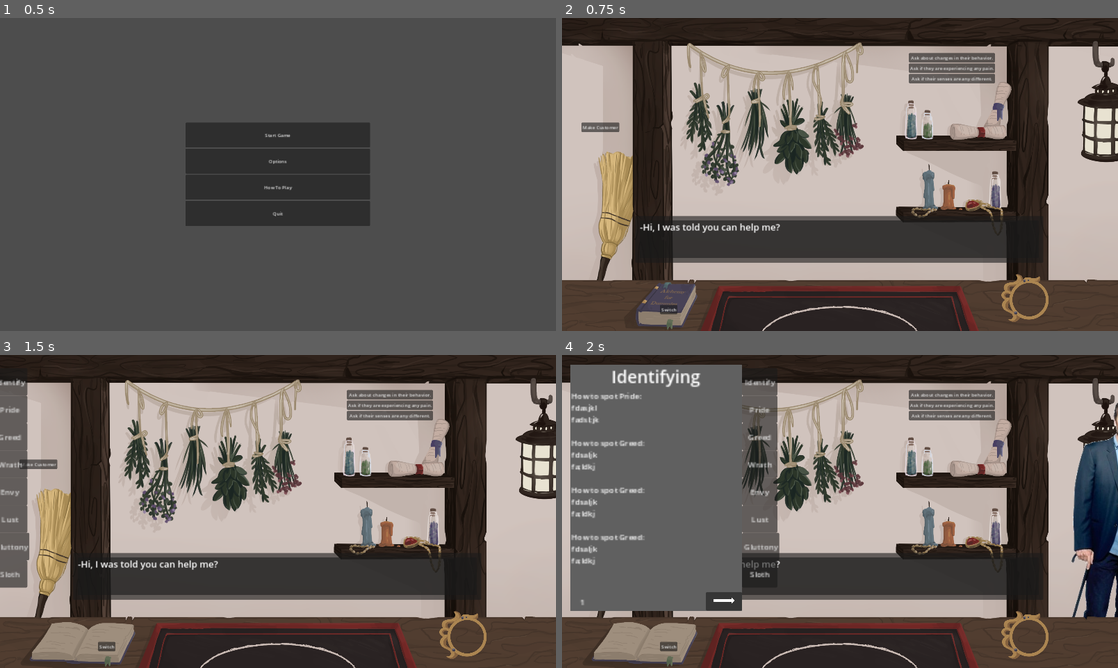
Above: before the commit, frames 1-4 (two rows, left to right).
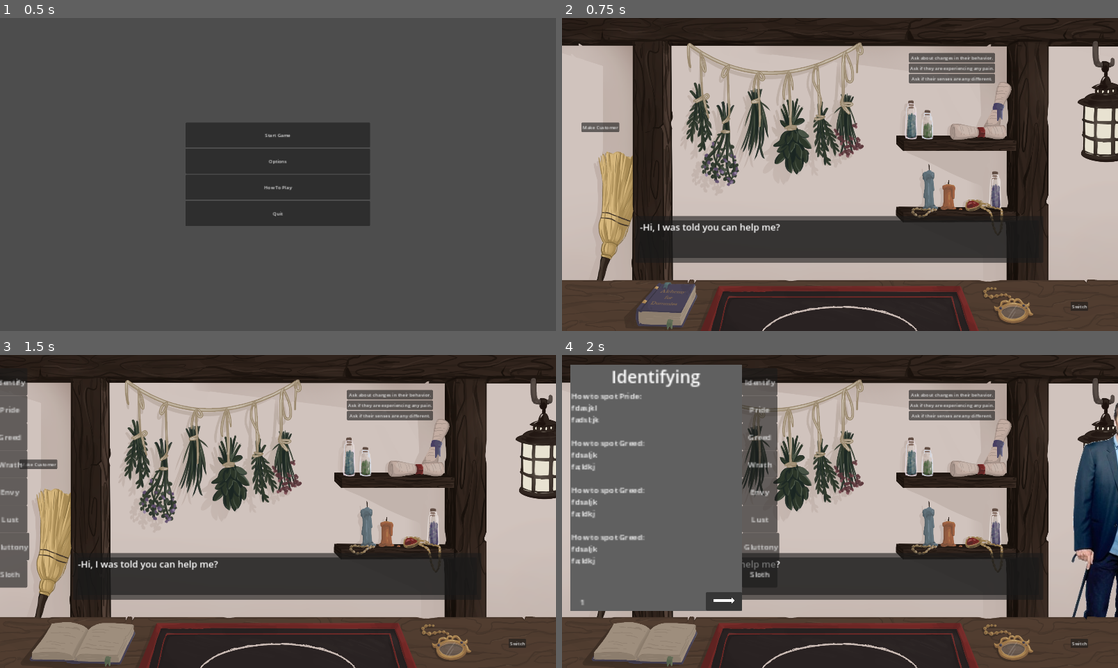
Above: after the commit, the same moments.

Repository: jkostello/Pirate-Software-Jam-15
Game: Godot game, scene res://UI/title_screen.tscn
Same seed, same stepped clock (60 frames per second), same inputs: the game is played once before the commit and once after it. The engine's default icon, where the game draws it, is replaced by a stand-in: a white triangle on a blue panel in a dark square.
Inputs:
- Up to frame 1 (0.5 s): no input
- Up to frame 2 (0.75 s): click "Start Game" at 0.5 s
- Up to frame 3 (1.5 s): click "book" at 1.25 s
- Up to frame 4 (2 s): no input

Frame 1 is identical in both runs. In frame 2, 0.8% of the frame differs, in the area x 17-95%, y 81-98%; in frame 3, 0.8%; in frame 4, 0.8%.

Commit message:
magnifying glass fixes and sprite

Diff:
--- a/Book/book.tscn
+++ b/Book/book.tscn
@@ -73,12 +73,10 @@
 }
 
 [node name="MarginContainer" type="MarginContainer" parent="."]
-
 layout_mode = 0
 offset_left = -452.0
 offset_right = -61.0
 offset_bottom = 542.0
-
 theme_override_constants/margin_left = 20
 theme_override_constants/margin_top = 20
 theme_override_constants/margin_right = 20
--- a/Customers/customer.tscn
+++ b/Customers/customer.tscn
@@ -130,6 +130,7 @@
 offset_bottom = 844.0
 grow_horizontal = 1
 grow_vertical = 1
+mouse_filter = 2
 
 [node name="Customer" type="Sprite2D" parent="."]
 clip_children = 2
@@ -154,7 +155,7 @@
 
 [node name="MagnifyingGlass" type="Sprite2D" parent="."]
 z_index = 3
-position = Vector2(1581, 930)
+position = Vector2(1518, 949)
 scale = Vector2(0.367891, 0.367891)
 texture = ExtResource("3_0ioue")
 region_rect = Rect2(200, 121.4, 100, 200)
@@ -175,14 +176,19 @@
 
 [node name="Symbol" type="Sprite2D" parent="MagnifyingGlass/Mask"]
 unique_name_in_owner = true
-position = Vector2(-2577.87, -2745.9)
+position = Vector2(-2307.38, -2770.49)
 scale = Vector2(0.322339, 0.42482)
 texture = ExtResource("5_sufu3")
 
 [node name="Particle" type="Sprite2D" parent="MagnifyingGlass/Mask"]
 unique_name_in_owner = true
-position = Vector2(-2598.36, -1709.02)
+position = Vector2(-2315.57, -1676.23)
 texture = ExtResource("7_pw0q1")
+
+[node name="ClickTimer" type="Timer" parent="MagnifyingGlass"]
+unique_name_in_owner = true
+wait_time = 0.25
+one_shot = true
 
 [node name="AnimationPlayer" type="AnimationPlayer" parent="."]
 libraries = {
--- a/Customers/magnifying_glass.gd
+++ b/Customers/magnifying_glass.gd
@@ -11,20 +11,33 @@
 		if v:
 			move()
 		following_mouse = v
+var click_pos := Vector2.ZERO
+
+
+func _ready():
+	modulate = Color(0,0,0,0)
 
 func _process(delta):
 	if following_mouse:
 		move()
 	else:
 		global_position = magnifying_position
+	if click_pos:
+		if click_pos.distance_to(get_global_mouse_position()) > 5:
+			pick_up()
 
 func _input(event):
-	if event is InputEventMouseButton and hovered:
-		if event.button_index == MOUSE_BUTTON_LEFT and event.is_pressed():
+	if event is InputEventMouseButton:
+		if event.button_index == MOUSE_BUTTON_LEFT:
 			if following_mouse:
 				drop()
-			else:
-				pick_up()
+			elif hovered:
+				if event.pressed:
+					%ClickTimer.start() # ClickTimer allows for clicking instead of dragging
+					click_pos = get_global_mouse_position()
+				else:
+					if not %ClickTimer.is_stopped():
+						pick_up()
 
 func move():
 	global_position = get_global_mouse_position()
@@ -33,12 +46,18 @@
 
 func pick_up():
 	following_mouse = true
+	%ClickTimer.stop()
+	click_pos = Vector2.ZERO
+	Autoload.glass_visible.emit(false)
+	modulate = Color(1,1,1,1)
 
 func drop():
 	following_mouse = false
 	global_position = magnifying_position
 	%Symbol.global_position = symbol_position
 	%Particle.global_position = particle_position
+	Autoload.glass_visible.emit(true)
+	modulate = Color(0,0,0,0)
 
 func _on_mouse_entered():
 	print('hovered')
--- a/UI/main_screen.gd
+++ b/UI/main_screen.gd
@@ -6,6 +6,10 @@
 
 func _ready():
 	generate_customer()
+	Autoload.glass_visible.connect(glassvisible)
+
+func glassvisible(truefalse):
+	%MagnifyingGlass.visible = truefalse
 
 func generate_customer():
 	# Delete current customer
--- a/UI/main_screen.tscn
+++ b/UI/main_screen.tscn
@@ -8,6 +8,7 @@
 [ext_resource type="Texture2D" uid="uid://cbxo6hcbncvgl" path="res://Book/IMG_0885.png" id="5_lrcvf"]
 [ext_resource type="PackedScene" uid="uid://b4aiw4jts5hgq" path="res://UI/ritual.tscn" id="5_q862v"]
 [ext_resource type="PackedScene" uid="uid://dtcs2rs1ixl7a" path="res://UI/Menus/main_menu.tscn" id="5_xxfp2"]
+[ext_resource type="Texture2D" uid="uid://vm8u2t2gcpk" path="res://IMG_0883.png" id="6_ehgyo"]
 [ext_resource type="PackedScene" uid="uid://cxkcysmocimog" path="res://Book/book.tscn" id="7_3ldgs"]
 
 [sub_resource type="Animation" id="Animation_djsy7"]
@@ -58,7 +59,7 @@
 "times": PackedFloat32Array(0),
 "transitions": PackedFloat32Array(1),
 "update": 0,
-"values": [Vector2(339, 990)]
+"values": [Vector2(1757, 979)]
 }
 tracks/4/type = "value"
 tracks/4/imported = false
@@ -133,7 +134,7 @@
 "times": PackedFloat32Array(0, 0.5),
 "transitions": PackedFloat32Array(1, 1),
 "update": 1,
-"values": [Vector2(339, 990), Vector2(1615, 22)]
+"values": [Vector2(1757, 979), Vector2(1615, 22)]
 }
 tracks/4/type = "value"
 tracks/4/imported = false
@@ -208,7 +209,7 @@
 "times": PackedFloat32Array(0, 0.5),
 "transitions": PackedFloat32Array(1, 1),
 "update": 1,
-"values": [Vector2(1615, 22), Vector2(339, 990)]
+"values": [Vector2(1615, 22), Vector2(1757, 979)]
 }
 tracks/4/type = "value"
 tracks/4/imported = false
@@ -274,6 +275,12 @@
 visible = false
 z_index = 2
 texture = ExtResource("5_lrcvf")
+centered = false
+
+[node name="MagnifyingGlass" type="Sprite2D" parent="Shop"]
+unique_name_in_owner = true
+z_index = 2
+texture = ExtResource("6_ehgyo")
 centered = false
 
 [node name="Bookbutton" type="Button" parent="Shop"]
@@ -319,10 +326,10 @@
 scale = Vector2(1.69, 1.69)
 
 [node name="Switch" type="Button" parent="CanvasLayer"]
-offset_left = 339.0
-offset_top = 990.0
-offset_right = 398.0
-offset_bottom = 1021.0
+offset_left = 1757.0
+offset_top = 979.0
+offset_right = 1816.0
+offset_bottom = 1010.0
 focus_mode = 0
 text = "Switch"
 
--- a/UI/textbox.tscn
+++ b/UI/textbox.tscn
@@ -9,6 +9,7 @@
 anchor_bottom = 1.0
 grow_horizontal = 2
 grow_vertical = 2
+mouse_filter = 2
 script = ExtResource("1_svkar")
 
 [node name="TextboxContainer" type="MarginContainer" parent="."]
@@ -21,14 +22,17 @@
 offset_top = -161.0
 grow_horizontal = 2
 grow_vertical = 0
+mouse_filter = 2
 theme_override_constants/margin_left = 256
 theme_override_constants/margin_right = 256
 
 [node name="Panel" type="Panel" parent="TextboxContainer"]
 layout_mode = 2
+mouse_filter = 2
 
 [node name="MarginContainer" type="MarginContainer" parent="TextboxContainer"]
 layout_mode = 2
+mouse_filter = 2
 theme_override_constants/margin_left = 16
 theme_override_constants/margin_top = 16
 theme_override_constants/margin_right = 16
@@ -36,10 +40,12 @@
 
 [node name="Panel" type="Panel" parent="TextboxContainer/MarginContainer"]
 layout_mode = 2
+mouse_filter = 2
 
 [node name="ScrollContainer" type="ScrollContainer" parent="TextboxContainer/MarginContainer"]
 unique_name_in_owner = true
 layout_mode = 2
+mouse_filter = 2
 horizontal_scroll_mode = 0
 
 [node name="Body" type="RichTextLabel" parent="TextboxContainer/MarginContainer/ScrollContainer"]
@@ -47,6 +53,7 @@
 layout_mode = 2
 size_flags_horizontal = 3
 size_flags_vertical = 3
+mouse_filter = 2
 theme_override_font_sizes/normal_font_size = 32
 text = "Placeholder text!
 The quick brown fox jumped over the lazy dog.
--- a/autoload.gd
+++ b/autoload.gd
@@ -3,3 +3,4 @@
 signal use_chalk(type) # In an autoload for easy access cross-script
 signal customer_info(behavior, pain, sense)
 signal display_symptom(symptom)
+signal glass_visible(truefalse)
Binary file added: IMG_0883.png
Not shown, added: IMG_0883.png.import
Not shown: 1 places in UI/main_screen.tscn that only renumber resources
